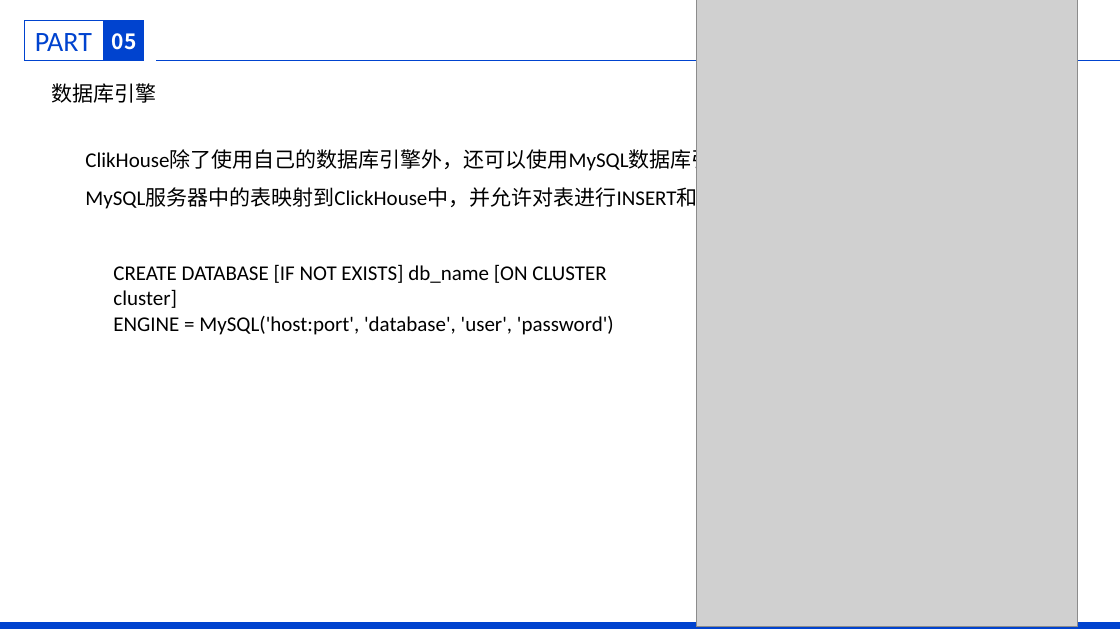
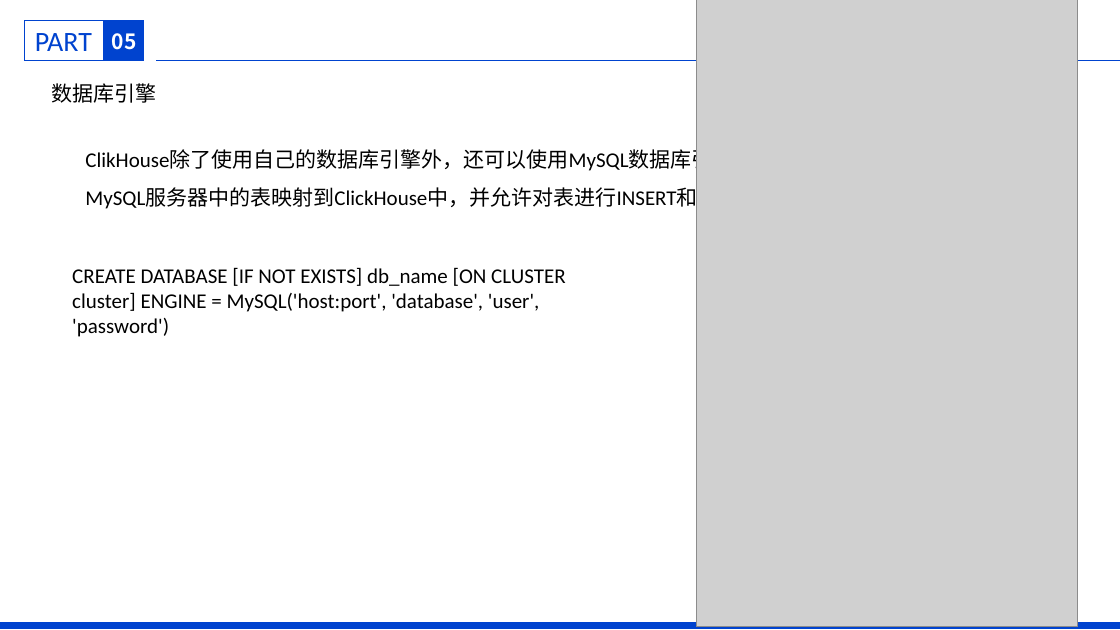
Before and after one commit to ahua8522/clickhouse-demo, a slide deck: slide 8 of src/main/resources/Clickhouse分享.pptx. Drawn at 1120x630 pixels with LibreOffice and Linux fonts; fonts in the diff are those of the drawing; grey boxes stand for pictures; background and template pictures are left out. Boxes give left, top, right and bottom in pixels: in the first picture for what was removed or moved away, otherwise in the second. Text is boxed around its words. In the diff, an @@ line names an element or a change of style, - is before the commit and + after.

```diff
--- a/src/main/resources/Clickhouse分享.pptx
+++ b/src/main/resources/Clickhouse分享.pptx
@@ text at bbox=[72, 267, 565, 337]: text changed @@
-CREATE DATABASE [IF NOT EXISTS] db_name [ON CLUSTER cluster]
-ENGINE = MySQL('host:port', 'database', 'user', 'password')
+CREATE DATABASE [IF NOT EXISTS] db_name [ON CLUSTER cluster] ENGINE = MySQL('host:port', 'database', 'user', 'password')
```
Also in this commit, not shown: 5 other slides changed, 2 slides added, 8 other files.
